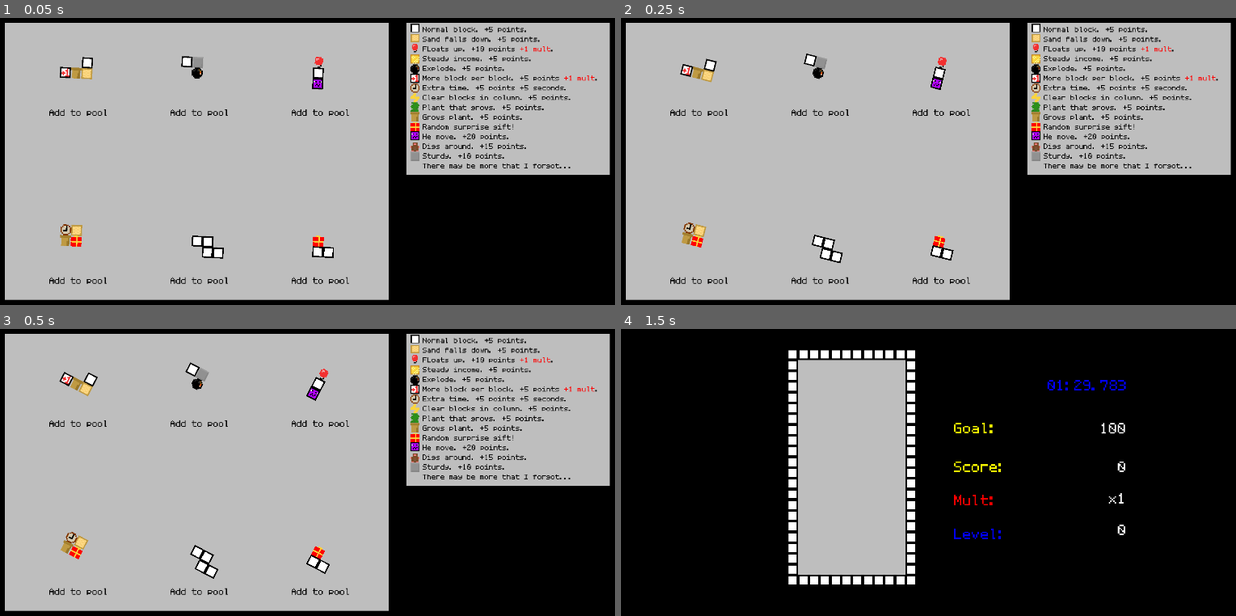
Above: before the commit, frames 1-4 (two rows, left to right).
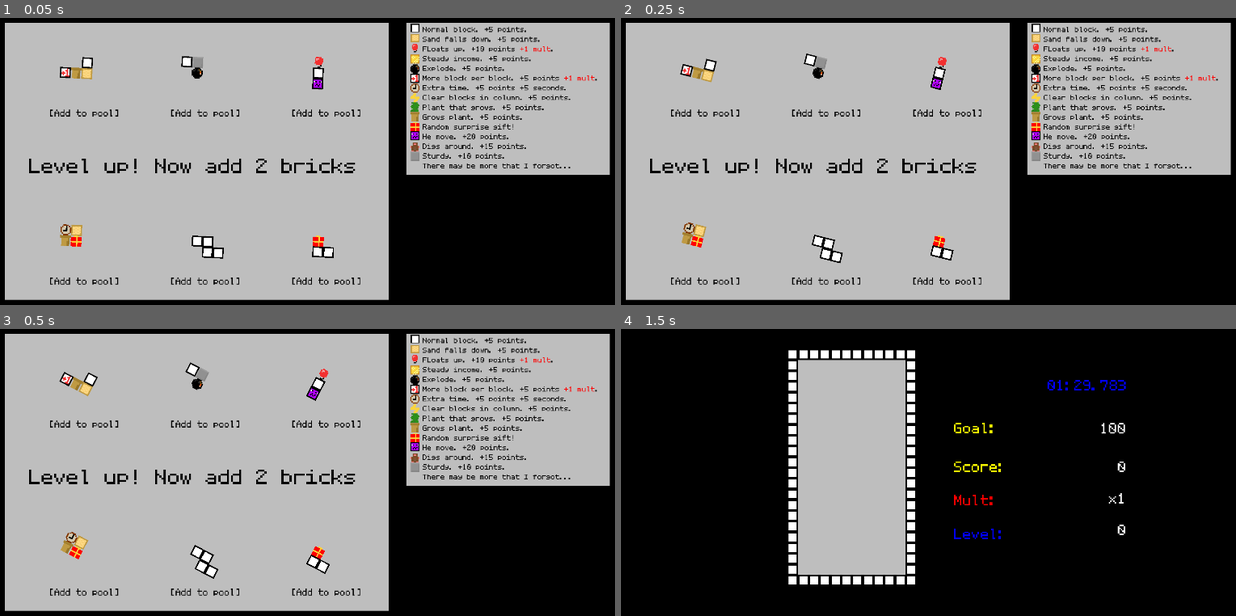
Above: after the commit, the same moments.

Repository: AsgerHB/create-jam-spring-2025
Game: Godot game, scene res://Scenes/RunDuplicate.tscn
Two runs of this game, one before a commit and one after it. Both use one fixed random seed, a clock stepped at 60 frames per second and the inputs below. This scene is started directly instead of the project's main scene. Sound files missing from this copy of the repository are replaced by a short silence.
Inputs (mouse positions are in pixels of both pictures, inside the frame that each line leads up to):
- Up to frame 1 (0.05 s): no input
- Up to frame 2 (0.25 s): no input
- Up to frame 3 (0.5 s): no input
- Up to frame 4 (1.5 s): click "Add to pool" (after the commit: "[Add to pool]") at 0.5 s; click (700, 423) at 1.25 s, where only the run before the commit has a clickable "Add to pool"

The runs differ from the first frame. In frame 1, 1.6% of the frame differs, in the area x 4-59%, y 31-93%; in frame 2, 1.6%; in frame 3, 1.6%; in frame 4, nothing differs.

Commit message:
Improve buttons

Diff:
--- a/Prefabs/SelectorButton.tscn
+++ b/Prefabs/SelectorButton.tscn
@@ -4,10 +4,12 @@
 [ext_resource type="Theme" uid="uid://0guyg45mewl2" path="res://Theming/retro.tres" id="1_hw63p"]
 
 [node name="SelectorButton" type="Button"]
+offset_right = 177.0
+offset_bottom = 40.0
 theme = ExtResource("1_hw63p")
 theme_override_colors/font_color = Color(0, 0, 0, 1)
 button_mask = 7
-text = "Add to pool"
+text = "[Add to pool]"
 script = ExtResource("1_bk6sj")
 
 [connection signal="button_down" from="." to="." method="_on_button_down"]
--- a/Scenes/Instructions1.tscn
+++ b/Scenes/Instructions1.tscn
@@ -45,7 +45,7 @@
 offset_bottom = 992.0
 theme = ExtResource("3_mq808")
 theme_override_font_sizes/font_size = 90
-text = "Back"
+text = "[Back]"
 
 [node name="NextButton" type="Button" parent="Interactive"]
 offset_left = 1007.0
@@ -54,7 +54,7 @@
 offset_bottom = 992.0
 theme = ExtResource("3_mq808")
 theme_override_font_sizes/font_size = 90
-text = "Next >"
+text = "[Next]"
 
 [connection signal="pressed" from="Interactive/BackButton" to="Interactive" method="_on_back_button_pressed"]
 [connection signal="pressed" from="Interactive/NextButton" to="Interactive" method="_on_next_button_pressed"]
--- a/Scenes/Main Menu.tscn
+++ b/Scenes/Main Menu.tscn
@@ -42,7 +42,7 @@
 offset_bottom = 497.0
 theme = ExtResource("1_totuj")
 theme_override_font_sizes/font_size = 90
-text = "Start game"
+text = "[Start game]"
 
 [node name="CreditsButton" type="Button" parent="Interactive"]
 offset_left = 97.0
@@ -51,7 +51,7 @@
 offset_bottom = 850.0
 theme = ExtResource("1_totuj")
 theme_override_font_sizes/font_size = 90
-text = "Credits"
+text = "[Credits]"
 
 [node name="InstructionsButton" type="Button" parent="Interactive"]
 offset_left = 97.0
@@ -60,7 +60,7 @@
 offset_bottom = 647.0
 theme = ExtResource("1_totuj")
 theme_override_font_sizes/font_size = 90
-text = "Instructions"
+text = "[Instructions]"
 
 [node name="ListenerExample" type="Node" parent="."]
 script = ExtResource("4_eotax")
--- a/Scenes/Selector.tscn
+++ b/Scenes/Selector.tscn
@@ -1,11 +1,13 @@
-[gd_scene load_steps=7 format=3 uid="uid://bmlcob562vhmb"]
+[gd_scene load_steps=9 format=3 uid="uid://bmlcob562vhmb"]
 
 [ext_resource type="Script" uid="uid://b8gaikrmlclxy" path="res://Scripts/selector.gd" id="1_k2e2o"]
 [ext_resource type="Texture2D" uid="uid://bb72uply2u8hi" path="res://Sprites/Black.png" id="2_ji8yk"]
 [ext_resource type="AudioStream" uid="uid://bkslgyuj1ovc7" path="res://Sound/Tetrogue - Menu.wav" id="2_q75pq"]
 [ext_resource type="Script" uid="uid://bx82estqdp3a7" path="res://Scripts/LoopMusic.gd" id="3_c44gr"]
 [ext_resource type="Texture2D" uid="uid://dj7j4put16rls" path="res://Sprites/Gray.png" id="3_h32ys"]
+[ext_resource type="Theme" uid="uid://0guyg45mewl2" path="res://Theming/retro.tres" id="4_c44gr"]
 [ext_resource type="PackedScene" uid="uid://bbnjt3yj141lc" path="res://Prefabs/block_instructions.tscn" id="6_h32ys"]
+[ext_resource type="Script" uid="uid://2kgxgonphbi5" path="res://Scripts/MoveLogo.gd" id="8_1tlbm"]
 
 [node name="Selector" type="Node2D"]
 script = ExtResource("1_k2e2o")
@@ -36,4 +38,17 @@
 
 [node name="BlockInstructions" parent="InstructionsPopup" instance=ExtResource("6_h32ys")]
 
+[node name="Node2D" type="Node2D" parent="."]
+script = ExtResource("8_1tlbm")
+
+[node name="RichTextLabel" type="RichTextLabel" parent="Node2D"]
+offset_left = 120.0
+offset_top = 418.0
+offset_right = 1507.0
+offset_bottom = 568.0
+theme = ExtResource("4_c44gr")
+theme_override_colors/default_color = Color(0, 0, 0, 1)
+theme_override_font_sizes/normal_font_size = 100
+text = "Level up! Now add 2 bricks"
+
 [connection signal="finished" from="Tetrogue-Menu" to="Tetrogue-Menu" method="_on_finished"]
--- a/Scripts/MoveLogo.gd
+++ b/Scripts/MoveLogo.gd
@@ -1,4 +1,4 @@
-extends Sprite2D
+extends Node2D
 
 var is_down: bool = false
 
